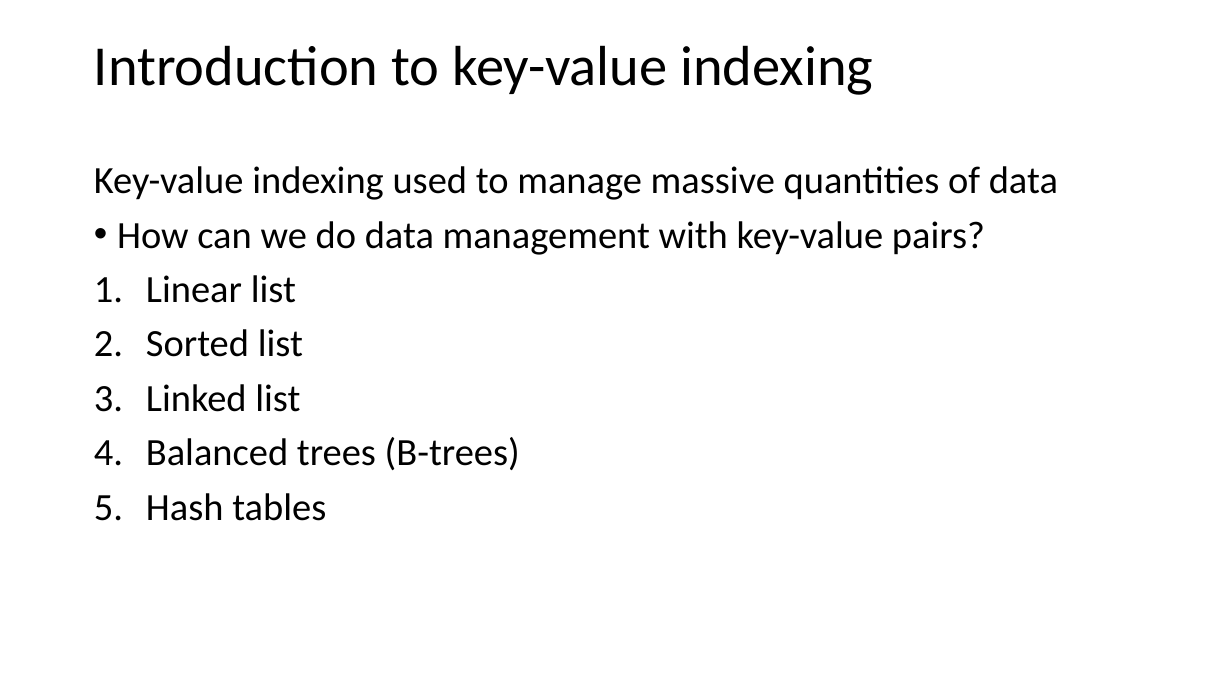
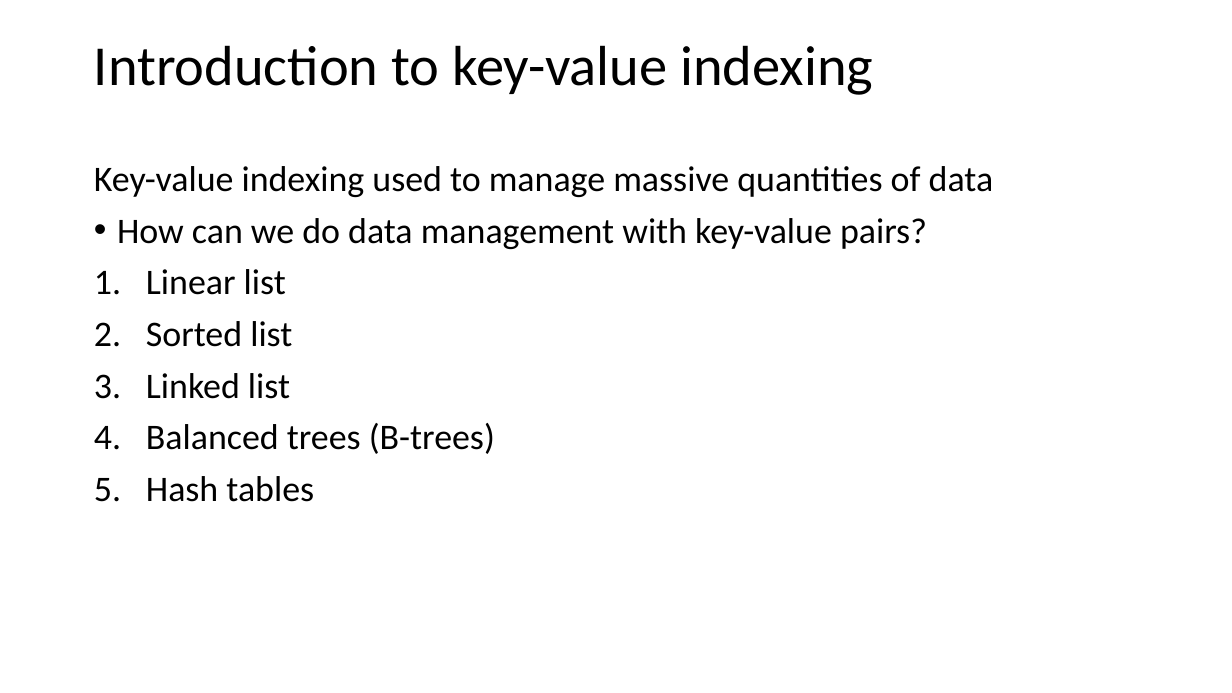
Before and after one commit to StephenElston/CSCI-E-108, a slide deck: slide 26 of slides/1_Introduction.pptx (slide 24 before the commit). Drawn at 1232x693 pixels with LibreOffice and Linux fonts; fonts in the diff are those of the drawing. Boxes give left, top, right and bottom in pixels: in the first picture for what was removed or moved away, otherwise in the second. Text is boxed around its words. In the diff, an @@ line names an element or a change of style, - is before the commit and + after.

```diff
--- a/slides/1_Introduction.pptx
+++ b/slides/1_Introduction.pptx
@@ text "Key-value indexing used to manage ..." at (94,166,994,502): size 30 to 28 pt @@
```
Also in this commit, not shown: 17 other slides changed, 2 slides added.
